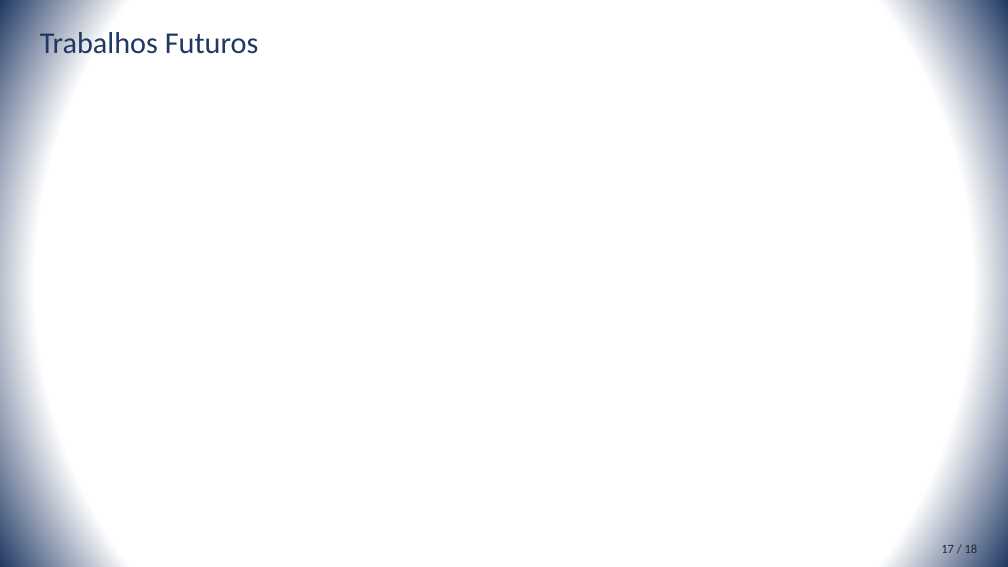
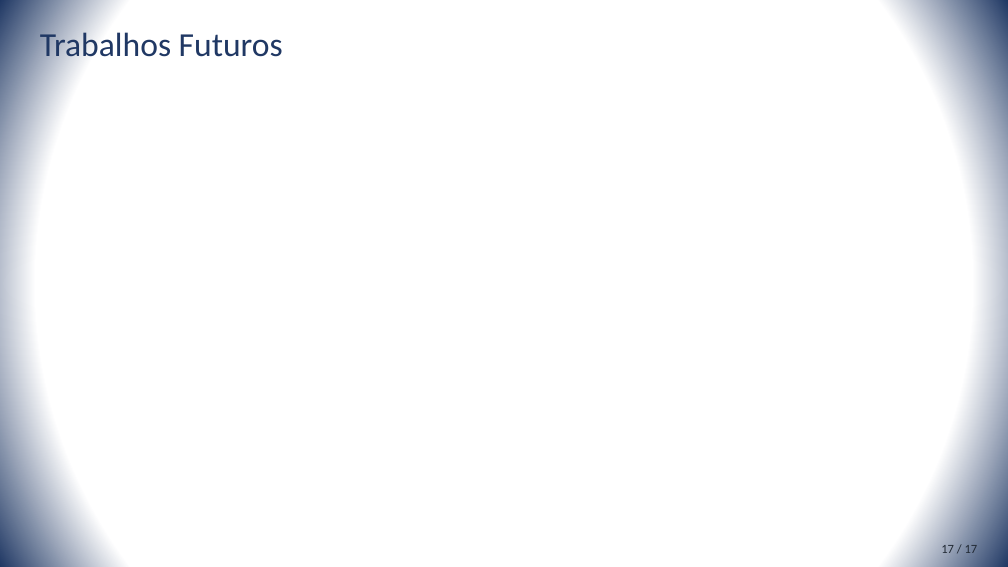
Before and after one commit to rustanitu/atfgtex, a slide deck: slide 17 of presentation/presentation.pptm. Drawn at 1008x567 pixels with LibreOffice and Linux fonts; fonts in the diff are those of the drawing. Boxes give left, top, right and bottom in pixels: in the first picture for what was removed or moved away, otherwise in the second. Text is boxed around its words. In the diff, an @@ line names an element or a change of style, - is before the commit and + after.

```diff
--- a/presentation/presentation.pptm
+++ b/presentation/presentation.pptm
@@ title "Trabalhos Futuros" at [40, 28, 283, 64]: size 28.8 to 32 pt @@
@@ text at [941, 545, 978, 553]: text changed @@
-17 / 18
+17 / 17
```
Also in this commit, not shown: 15 other slides changed.
